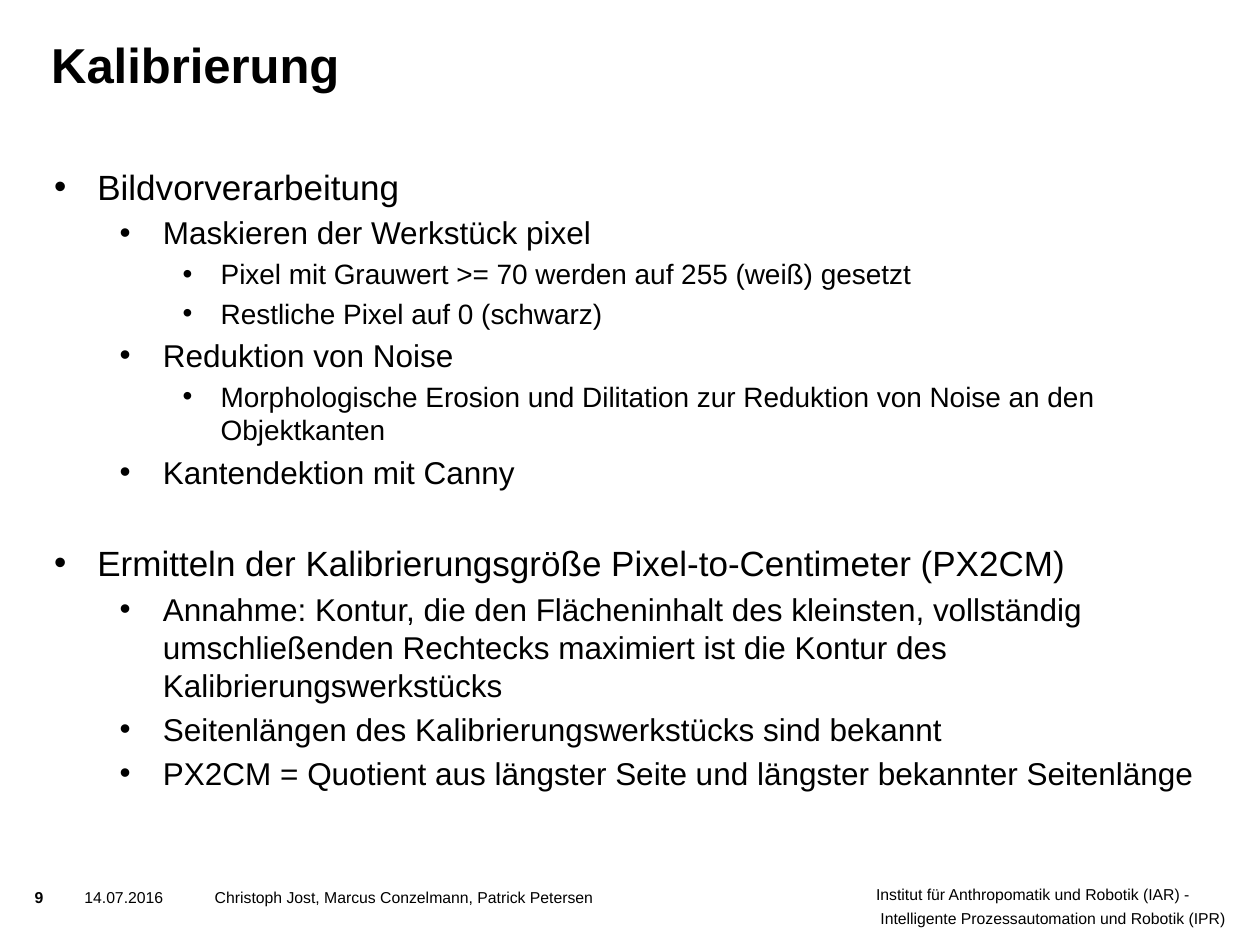
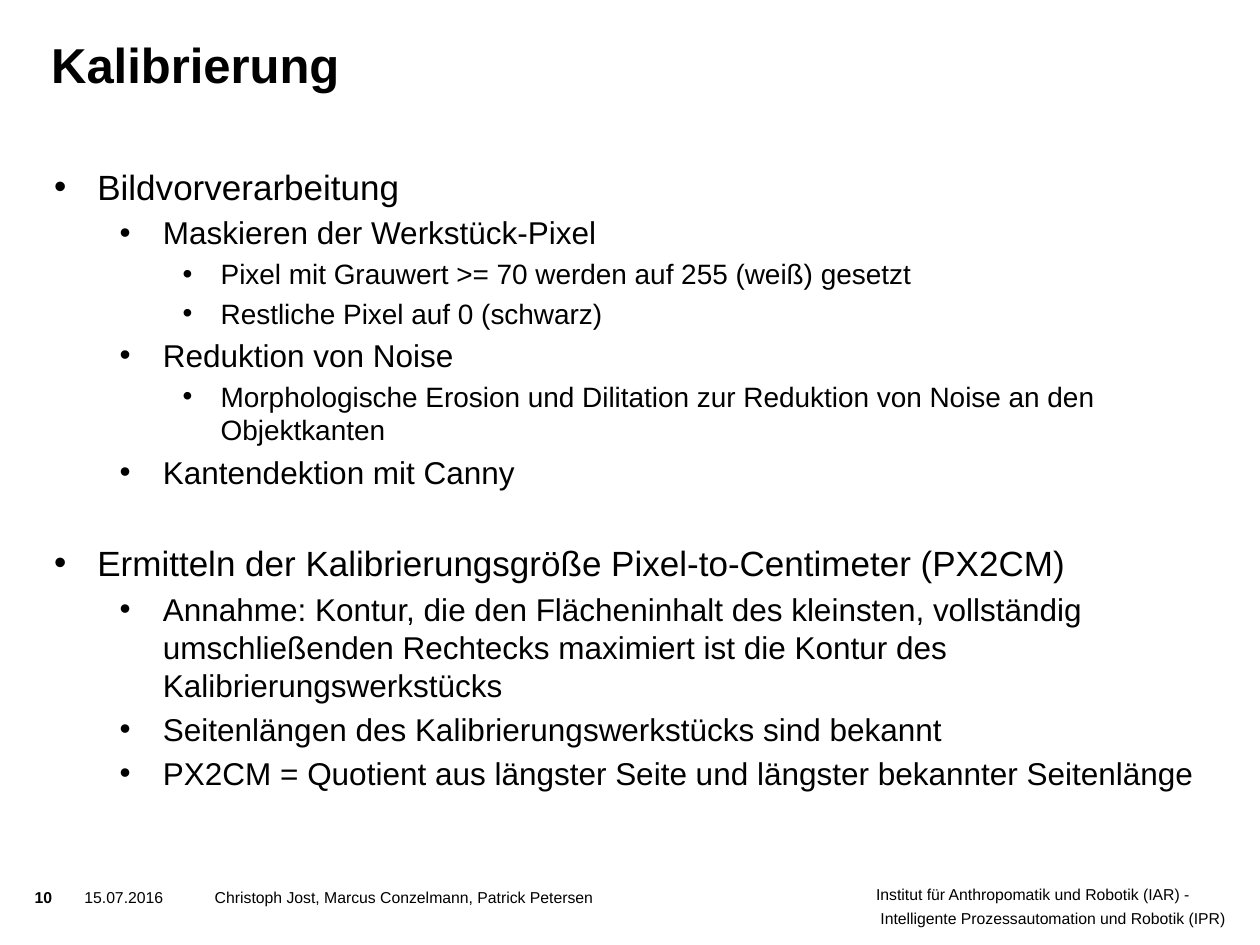
Before and after one commit to ThePrimus/VisualInspection, a slide deck: slide 10 of Praesentation/Vorlage Präsentation.pptx (slide 9 before the commit). Drawn at 1260x945 pixels with LibreOffice and Linux fonts; fonts in the diff are those of the drawing; background and template pictures are left out. Boxes give left, top, right and bottom in pixels: in the first picture for what was removed or moved away, otherwise in the second. Text is boxed around its words. In the diff, an @@ line names an element or a change of style, - is before the commit and + after.

```diff
--- a/Praesentation/Vorlage Präsentation.pptx
+++ b/Praesentation/Vorlage Präsentation.pptx
@@ text at bbox=[163, 221, 596, 245]: text changed @@
-  • Maskieren der Werkstück pixel
+  • Maskieren der Werkstück-Pixel
@@ page number at bbox=[35, 892, 53, 903]: text changed @@
-9
+10
@@ text at bbox=[84, 891, 593, 907]: text changed @@
-14.07.2016 Christoph Jost, Marcus Conzelmann, Patrick Petersen
+15.07.2016 Christoph Jost, Marcus Conzelmann, Patrick Petersen
```
Also in this commit, not shown: 19 other slides changed, 2 slides added, 1 other file.
